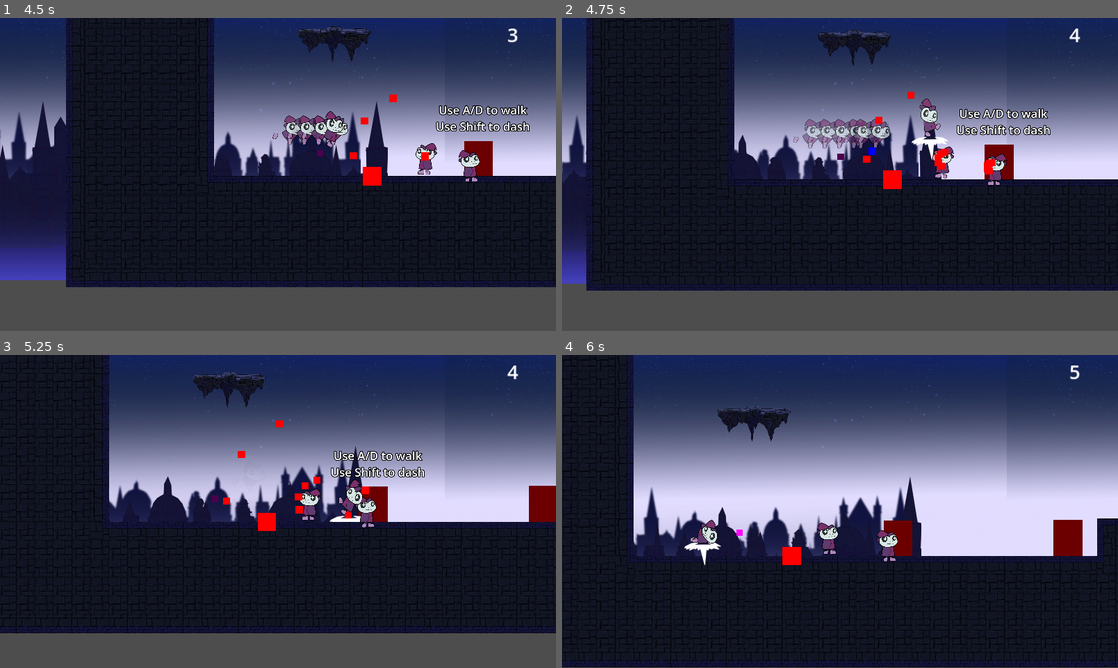
Above: before the commit, frames 1-4 (two rows, left to right).
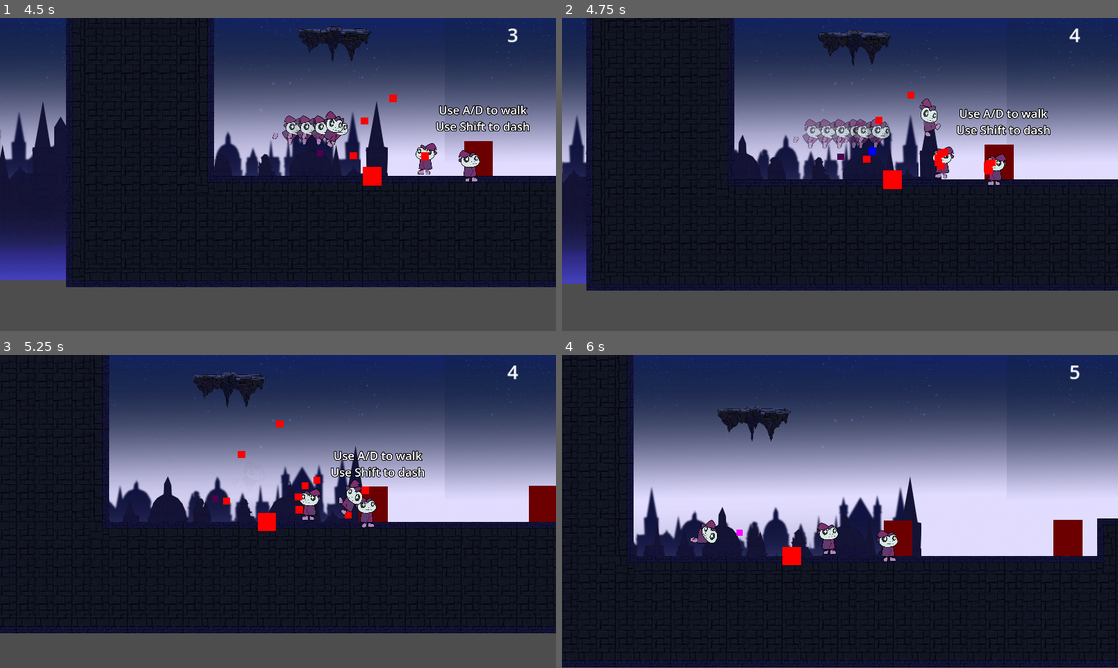
Above: after the commit, the same moments.

Repository: DerBrotDoktor/Frogoth
Game: Godot game, scene res://scenes/main/main.tscn
Two runs of this game, one before a commit and one after it. Both use one fixed random seed, a clock stepped at 60 frames per second and the inputs below.
Inputs:
- Up to frame 1 (4.5 s): click "Start" at 0.5 s; hold D (right) 1.28-2.78 s; tap Shift (dash) at 1.35, 2.85, 4.35 s; tap Space (jump) at 1.52, 2.27, 3.77 s; tap F (discrad_shape) at 2.1, 3.6 s; hold A (left) 2.78-3.53 s; hold D (right) from 3.53 s (still down)
- Up to frame 2 (4.75 s): keep holding D (right); tap Space (jump) at 4.52 s
- Up to frame 3 (5.25 s): release D (right) at 5.03 s; hold A (left) from 5.03 s (still down); tap F (discrad_shape) at 5.1 s
- Up to frame 4 (6 s): tap Space (jump) at 5.27 s; release A (left) at 5.78 s; hold D (right) from 5.78 s (still down); tap Shift (dash) at 5.85 s

Frame 1 is identical in both runs. In frame 2, 0.2% of the frame differs, in the area x 62-70%, y 37-46%; in frame 3, less than 0.1%; in frame 4, 0.2%, in the area x 22-29%, y 59-68%.

Commit message:
Fixed: Jump vfx get stuck when taking damage

Diff:
--- a/scenes/player/player.gd
+++ b/scenes/player/player.gd
@@ -228,6 +228,7 @@
 func take_damage(damage):
 	if current_health > 1:
 		$Camera.shake()
+		$JumpVFXAnimation.visible = false
 		$PlayerAnimation.play("hit_player_animation")
 		play_animation("damage")
 		current_health -= damage
